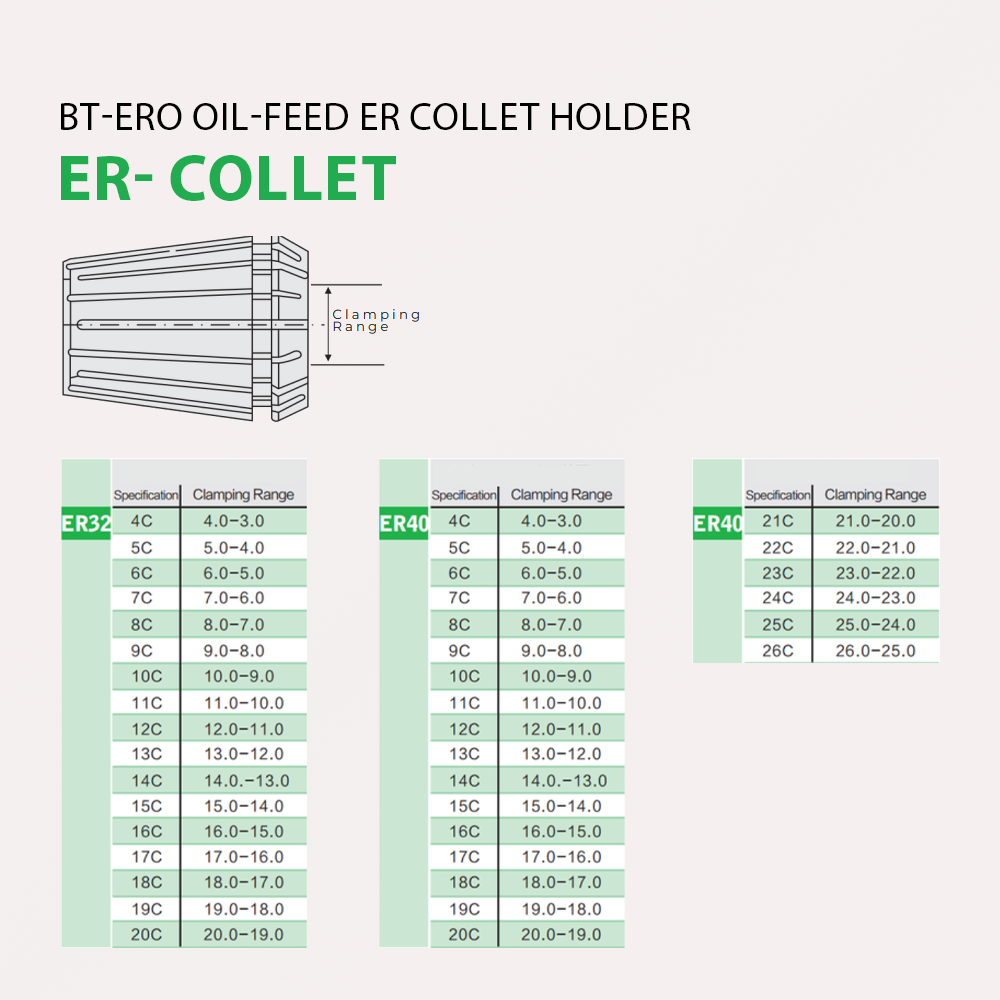
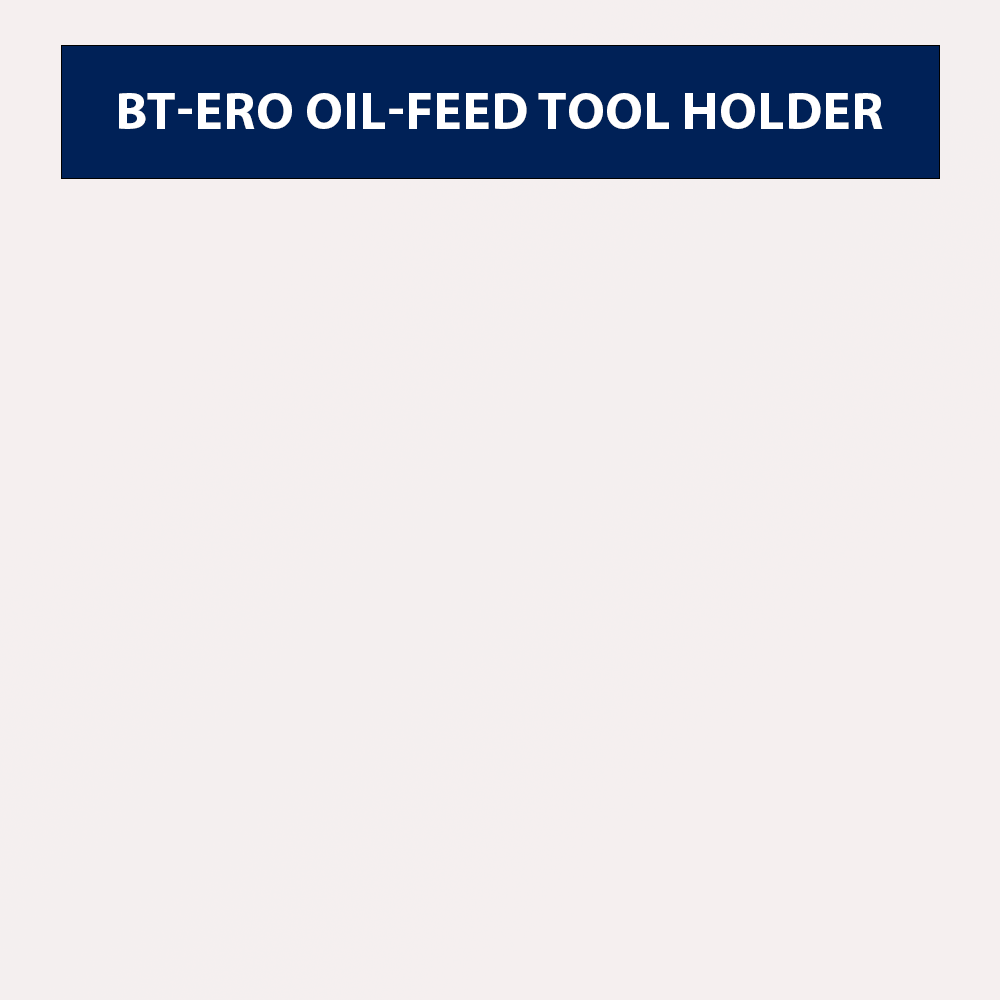
Comparing the layer stacks of the two 1000px x 1000px images. Changes:
added layer "BT-ERO Oil-Feed TOol Holder copy" above "Rectangle 1 copy" over [119,93,883,129]
added layer "Rectangle 1 copy" above "sdc-extension-holder" over [61,45,940,179]
hid group "17-bt-hs-hydraulic-chuck.seo" (22 layers) over [61,45,940,948]
hid group "er-collet bt-ero" (4 layers) over [61,103,940,948]